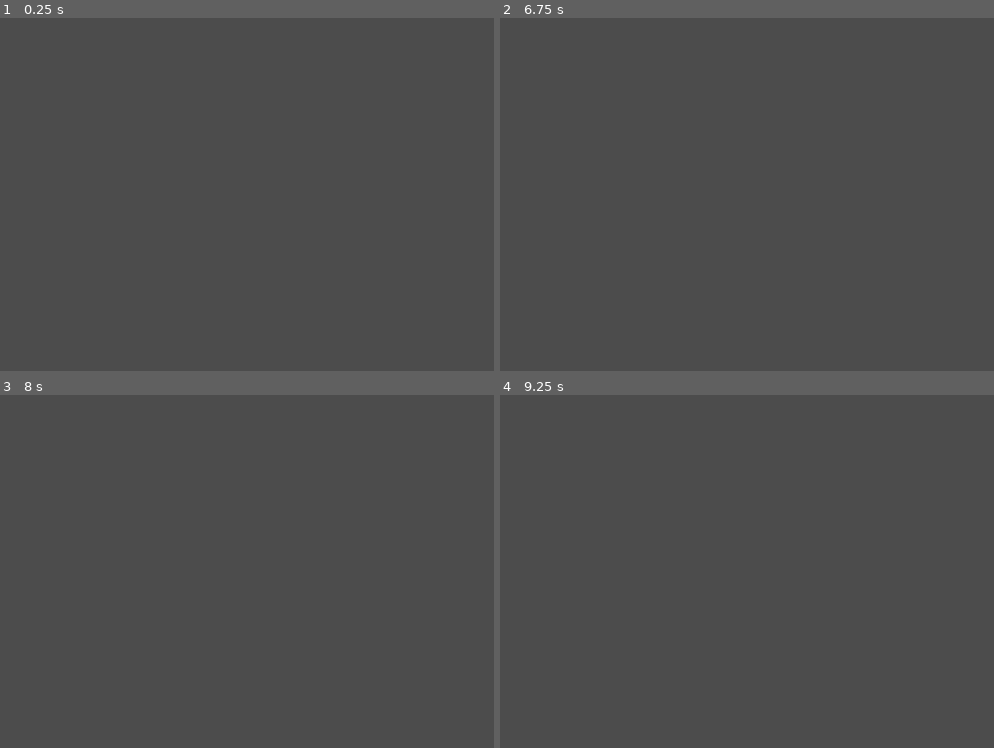
Above: before the commit, frames 1-4 (two rows, left to right).
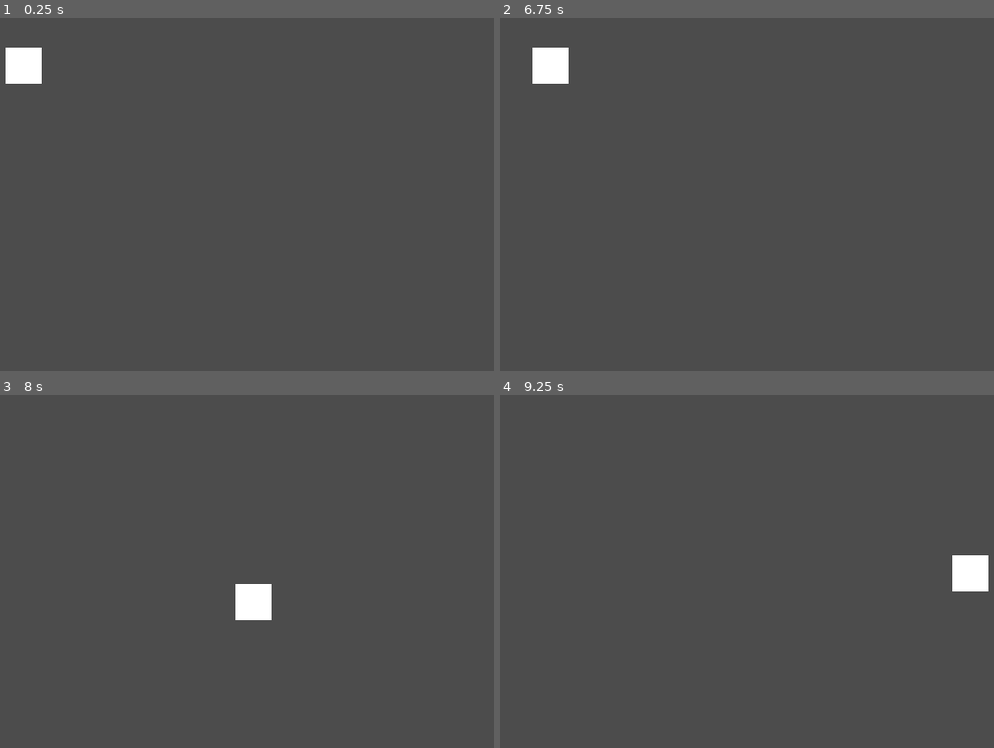
Above: after the commit, the same moments.

Repository: Archeologits/GMTK-GJ-21
Game: Godot game, scene res://Main.tscn
Two runs of this game, one before a commit and one after it. Both use one fixed random seed, a clock stepped at 60 frames per second and the inputs below.
Inputs:
- Up to frame 1 (0.25 s): no input
- Up to frame 2 (6.75 s): click "New Game" at 0.5 s; click "New Game" at 1.25 s; click "Continue" at 2 s; click "Continue" at 2.75 s; click "Load Game" at 3.5 s; click "Back" at 4.25 s; click "Save Game" at 5 s; click "Save Game" at 5.75 s; hold Right (ui_right) from 6.53 s (still down)
- Up to frame 3 (8 s): release Right (ui_right) at 7.28 s; hold Down (ui_down) from 7.28 s (still down)
- Up to frame 4 (9.25 s): release Down (ui_down) at 8.03 s; hold Right (ui_right) 8.03-8.78 s; hold Up (ui_up) from 8.78 s (still down)

The runs differ from the first frame. In frame 1, 0.7% of the frame differs, in the area x 1-9%, y 8-19%; in frame 2, 0.7%; in frame 3, 0.7%; in frame 4, 0.7%.

Commit message:
Player and Tool scripts added

Diff:
--- a/Main.tscn
+++ b/Main.tscn
@@ -1,7 +1,11 @@
-[gd_scene load_steps=2 format=2]
+[gd_scene load_steps=3 format=2]
 
 [ext_resource path="res://gui/PauseMenu.tscn" type="PackedScene" id=1]
+[ext_resource path="res://entities/Player.tscn" type="PackedScene" id=2]
 
 [node name="Main" type="Node2D"]
 
 [node name="PauseMenu" parent="." instance=ExtResource( 1 )]
+
+[node name="Player" parent="." instance=ExtResource( 2 )]
+position = Vector2( 158.392, 121.622 )
--- /dev/null
+++ b/common/Globals.gd
@@ -0,0 +1,18 @@
+extends Node
+
+# Member variables
+var data : Dictionary = {}
+
+# var a = 2
+# var b = "text"
+
+# Called when the node enters the scene tree for the first time.
+func _ready():
+  data["Player1"] = {}
+  data["Player2"] = {}
+  data["Player3"] = {}
+  data["Player4"] = {}
+  data["Room1"] = {}
+  data["Room2"] = {}
+  data["Room3"] = {}
+  data["Room4"] = {}
--- /dev/null
+++ b/common/tools/Tool.gd
@@ -0,0 +1,18 @@
+extends Node
+class_name Tool
+
+# Member variables
+export (String) var tool_name : String = "Tool"
+export (Texture) var texture : Texture
+
+func _ready():
+  connect("_on_area_entered", self, "_on_player_entered")
+  $Node2D/Sprite.texture = texture
+
+func _on_player_entered(body : Node2D) -> void:
+  if body.is_class("Player"):
+    $Audio.play()
+    body.collect_tool(tool_name)
+
+func _on_audio_finished() -> void:
+  queue_free()
--- /dev/null
+++ b/common/tools/Tool.tscn
@@ -0,0 +1,18 @@
+[gd_scene load_steps=3 format=2]
+
+[ext_resource path="res://common/tools/Tool.gd" type="Script" id=1]
+
+[sub_resource type="RectangleShape2D" id=1]
+extents = Vector2( 32, 32 )
+
+[node name="Area2D" type="Area2D"]
+script = ExtResource( 1 )
+
+[node name="Node2D" type="Node2D" parent="."]
+
+[node name="Sprite" type="Sprite" parent="Node2D"]
+
+[node name="Collision" type="CollisionShape2D" parent="."]
+shape = SubResource( 1 )
+
+[node name="Audio" type="AudioStreamPlayer2D" parent="."]
--- /dev/null
+++ b/entities/Idle.gd
@@ -0,0 +1,16 @@
+extends State
+
+
+# Declare member variables here. Examples:
+# var a = 2
+# var b = "text"
+
+
+# Called when the node enters the scene tree for the first time.
+func _ready():
+  pass # Replace with function body.
+
+
+# Called every frame. 'delta' is the elapsed time since the previous frame.
+#func _process(delta):
+#  pass
--- /dev/null
+++ b/entities/Player.gd
@@ -0,0 +1,33 @@
+extends KinematicBody2D
+class_name Player
+
+# Member variables
+export (int, 0, 2000) var speed : int = 400
+export (int, 0, 4000) var acceleration : int = 2000
+export (int, 0, 100) var max_health : int = 100
+
+var has_tool : bool = false
+
+#onready var healthbar : HealthBar = $"../HUD/Health"
+
+var facing : Vector2 = Vector2.RIGHT
+var direction : Vector2 = Vector2.ZERO
+var velocity : Vector2 = Vector2.ZERO
+
+func _process(delta):
+  _handle_input()
+
+func _physics_process(delta : float) -> void:
+  _apply_movement(delta)
+
+func _handle_input() -> void:
+  direction.x = int(Input.is_action_pressed("ui_right")) - int(Input.is_action_pressed("ui_left"))
+  direction.y = int(Input.is_action_pressed("ui_down")) - int(Input.is_action_pressed("ui_up"))
+  if direction != Vector2.ZERO:
+    facing = direction
+    rotation = direction.angle() #_to_point(Vector2(-2*sign(direction.x), 0).normalized())
+  direction = direction.normalized()
+
+func _apply_movement(delta : float) -> void:
+  velocity = velocity.move_toward(direction*speed, acceleration*delta)
+  velocity = move_and_slide(velocity)
--- /dev/null
+++ b/entities/Player.tscn
@@ -0,0 +1,31 @@
+[gd_scene load_steps=5 format=2]
+
+[ext_resource path="res://entities/Player.gd" type="Script" id=1]
+[ext_resource path="res://entities/StateMachine.gd" type="Script" id=2]
+[ext_resource path="res://entities/Idle.gd" type="Script" id=3]
+
+[sub_resource type="RectangleShape2D" id=1]
+extents = Vector2( 25, 25 )
+
+[node name="Player" type="KinematicBody2D"]
+script = ExtResource( 1 )
+
+[node name="StateMachine" type="Node" parent="."]
+script = ExtResource( 2 )
+
+[node name="Idle" type="Node" parent="StateMachine"]
+script = ExtResource( 3 )
+
+[node name="Body" type="Node2D" parent="."]
+
+[node name="ColorRect" type="ColorRect" parent="Body"]
+margin_left = -25.0
+margin_top = -25.0
+margin_right = 25.0
+margin_bottom = 25.0
+__meta__ = {
+"_edit_use_anchors_": false
+}
+
+[node name="CollisionShape2D" type="CollisionShape2D" parent="."]
+shape = SubResource( 1 )
--- a/entities/State.gd
+++ b/entities/State.gd
@@ -17,10 +17,10 @@
   """ Input logic """
   return event
 
-func process(delta) -> void:
+func process(delta : float) -> void:
   """ State logic """
   return
 
-func physics_process(delta):
+func physics_process(delta : float) -> void:
   """ State logic """
   return
--- a/entities/StateMachine.gd
+++ b/entities/StateMachine.gd
@@ -6,23 +6,23 @@
 var state: Object
 var parent : Object
 
-func _ready():
+func _ready() -> void:
   # Set the initial state to the first child node
   state = get_child(0)
   parent = get_parent()
   _enter_state()
 
-func get_state():
+func get_state() -> String:
   return state.name
 
-func transition(new_state):
+func transition(new_state : String) -> void:
   state.exit(new_state)
 
-func _change_to(new_state):
+func _change_to(new_state : String) -> void:
   state = get_node(new_state)
   _enter_state()
 
-func _enter_state():
+func _enter_state() -> void:
   if DEBUG:
     print("Entering state: ", state.name)
   # Give the new state a reference to this state machine script
@@ -32,14 +32,14 @@
 
 # Route Game Loop function calls to
 # current state handler method if it exists
-func _process(delta):
+func _process(delta : float) -> void:
   if state.has_method("process"):
     state.process(delta)
 
-func _physics_process(delta):
+func _physics_process(delta : float) -> void:
   if state.has_method("physics_process"):
     state.physics_process(delta)
 
-func _input(event):
+func _input(event : InputEvent) -> void:
   if state.has_method("input"):
     state.input(event)
--- a/gui/PauseMenu.tscn
+++ b/gui/PauseMenu.tscn
@@ -40,7 +40,7 @@
 script = ExtResource( 3 )
 
 [node name="CanvasModulate" type="CanvasModulate" parent="."]
-color = Color( 1, 1, 1, 0.862745 )
+color = Color( 1, 1, 1, 0 )
 
 [node name="ColorRect" type="ColorRect" parent="."]
 margin_right = 1024.0
--- a/levels/Level.gd
+++ b/levels/Level.gd
@@ -1,6 +1,5 @@
 extends Node
 class_name Level
-
 # Add stuff common among all levels
 
 func _ready():
--- a/project.godot
+++ b/project.godot
@@ -24,6 +24,11 @@
 "language": "GDScript",
 "path": "res://gui/PauseMenu.gd"
 }, {
+"base": "KinematicBody2D",
+"class": "Player",
+"language": "GDScript",
+"path": "res://entities/Player.gd"
+}, {
 "base": "Node",
 "class": "State",
 "language": "GDScript",
@@ -33,13 +38,20 @@
 "class": "StateMachine",
 "language": "GDScript",
 "path": "res://entities/StateMachine.gd"
+}, {
+"base": "Node",
+"class": "Tool",
+"language": "GDScript",
+"path": "res://common/tools/Tool.gd"
 } ]
 _global_script_class_icons={
 "Level": "",
 "Options": "",
 "PauseMenu": "",
+"Player": "",
 "State": "",
-"StateMachine": ""
+"StateMachine": "",
+"Tool": ""
 }
 
 [application]
@@ -48,6 +60,11 @@
 run/main_scene="res://Main.tscn"
 config/icon="res://icon.png"
 
+[display]
+
+window/stretch/mode="2d"
+window/stretch/aspect="keep"
+
 [physics]
 
 common/enable_pause_aware_picking=true
